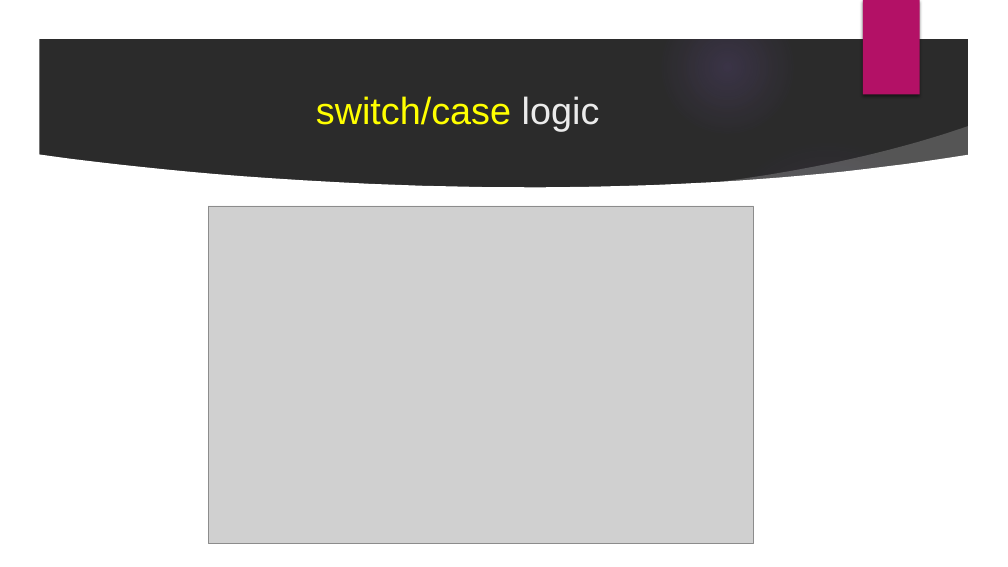
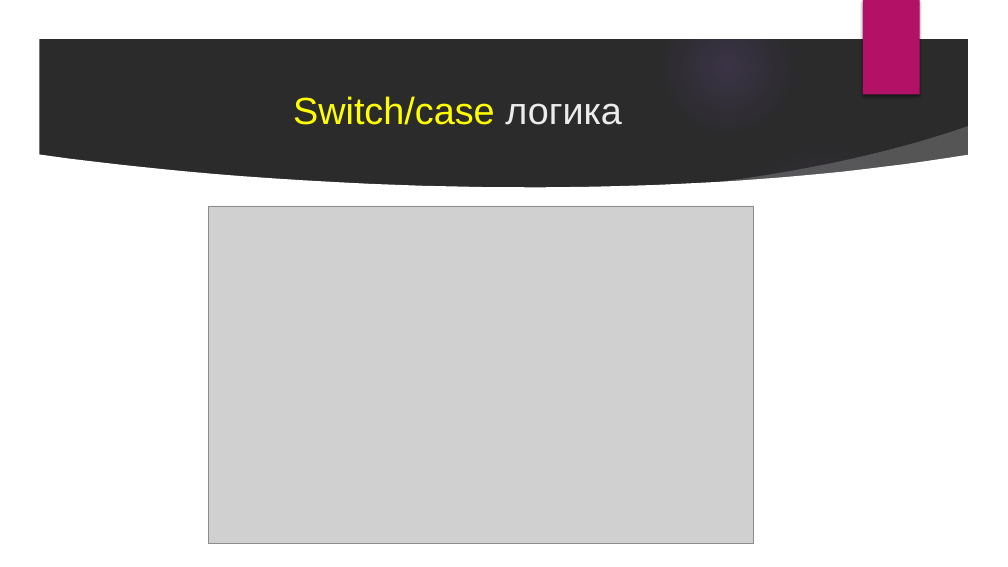
Before and after one commit to velizar92/CSharp-Programming-Presentations, a slide deck: slide 19 of C# Basics.pptx (slide 17 before the commit). Drawn at 1008x567 pixels with LibreOffice and Linux fonts; fonts in the diff are those of the drawing; grey boxes stand for pictures; background and template pictures are left out; a plain dark background stands for a picture behind light text. Boxes give left, top, right and bottom in pixels: in the first picture for what was removed or moved away, otherwise in the second. Text is boxed around its words. In the diff, an @@ line names an element or a change of style, - is before the commit and + after.

```diff
--- a/C# Basics.pptx
+++ b/C# Basics.pptx
@@ title at box(293, 96, 622, 125): text changed @@
-switch/case logic
+Switch/case логика
```
Also in this commit, not shown: 12 other slides changed, 10 slides added, 7 slides removed.
